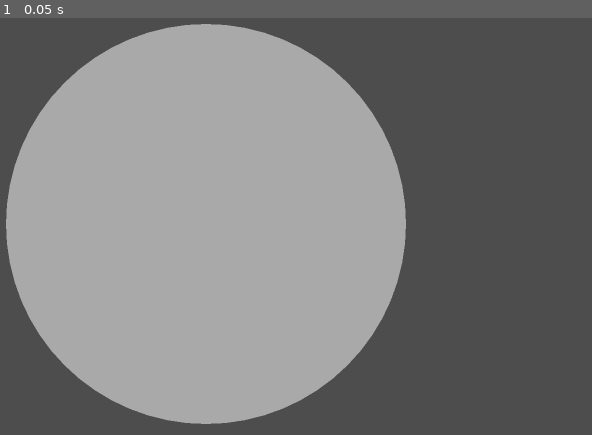
Above: before the commit, frame 1.
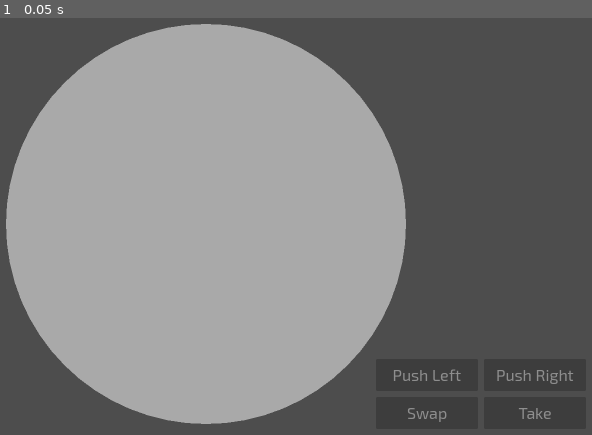
Above: after the commit, the same moment.

Repository: Jordyfel/simple-game
Game: Godot game, scene res://source/game.tscn
Same seed, same stepped clock (60 frames per second), same inputs: the game is played once before the commit and once after it. This scene is started directly instead of the project's main scene.
Inputs:
- Up to frame 1 (0.05 s): no input

The runs differ from the first frame. In frame 1, 0.3% of the frame differs, in the area x 66-97%, y 84-97%.

Commit message:
A lot of things.

Diff:
--- a/project.godot
+++ b/project.godot
@@ -12,7 +12,7 @@
 
 config/name="Simple Game"
 run/main_scene="res://source/main_menu.tscn"
-config/features=PackedStringArray("4.0", "Mobile")
+config/features=PackedStringArray("4.1", "Mobile")
 config/icon="res://icon.svg"
 
 [autoload]
@@ -32,7 +32,7 @@
 
 left_click={
 "deadzone": 0.5,
-"events": [Object(InputEventMouseButton,"resource_local_to_s …(205 unchanged characters)… r2(0, 0),"factor":1.0,"button_index":1,"pressed":false,"double_click":false,"script":null)
+"events": [Object(InputEventMouseButton,"resource_local_to_s …(205 unchanged characters)… r2(0, 0),"factor":1.0,"button_index":1,"canceled":false,"pressed":false,"double_click":false,"script":null)
 ]
 }
 
--- a/source/deck.gd
+++ b/source/deck.gd
@@ -7,7 +7,7 @@
 
 
 
-func _init() -> void:
+func _init(number_of_players: int) -> void:
 	var colors:= [
 		Color.BLUE,
 		Color.GREEN,
@@ -20,10 +20,10 @@
 		Card.CardShape.SQUARE,
 		Card.CardShape.TRIANGLE,
 	]
-	for color in colors:
+	for i in range(number_of_players):
 		for shape in shapes:
-			cards.push_back(Card.new(color, shape))
-	cards.append_array(cards.duplicate())
+			cards.push_back(Card.new(colors[i], shape))
+	#cards.append_array(cards.duplicate())
 	cards.shuffle()
 
 
--- a/source/field.gd
+++ b/source/field.gd
@@ -1,45 +1,23 @@
+@tool # so that _draw() works in the editor.
 extends Node2D
 class_name Field
 
 
 
-const BORDER_COLOR = Color("1f1f1f")
-const ZONE_SIZE = Vector2(60, 87.5)
-const ZONE_X = [-135, -65, 5, 75]
-const ZONE_Y = [0, 100]
+var cards: Array = [null, null, null, null, null, null]
 
-var zone_rects: Array = []
-var back_row: Array
-var front_row: Array
-var zone_style_box: StyleBoxFlat
-var player_name: String
+
+var player_name: String:
+	set(new_player_name):
+		player_name = new_player_name
+		$Label.text = new_player_name
+
+@export var zone_positions: Array[Vector2]
+@export var zone_size:= Vector2(60, 87.5)
+@export var zone_style_box: StyleBoxFlat
 
 
 
-func _init(new_player_name) -> void:
-	scale = Vector2(0.8, 0.8)
-	player_name = new_player_name
-	for y in ZONE_Y:
-		for x in ZONE_X:
-			zone_rects.push_back(Rect2(Vector2(x, y), ZONE_SIZE))
-	# temp
-	zone_rects.remove_at(3)
-	zone_rects.remove_at(0)
-
-	zone_style_box = StyleBoxFlat.new()
-	zone_style_box.draw_center = false
-	zone_style_box.set_border_width_all(3)
-	zone_style_box.border_color = BORDER_COLOR
-	zone_style_box.set_corner_radius_all(2)
-
-
-func _ready() -> void:
-	var label:= Label.new()
-	label.text = player_name
-	label.position = Vector2(0, 200) # temp
-	add_child(label)
-
-
 func _draw() -> void:
-	for rect in zone_rects:
-		draw_style_box(zone_style_box, rect)
+	for pos in zone_positions:
+		draw_style_box(zone_style_box, Rect2(pos, zone_size))
--- /dev/null
+++ b/source/field.tscn
@@ -0,0 +1,28 @@
+[gd_scene load_steps=3 format=3 uid="uid://olfn46h62aoe"]
+
+[ext_resource type="Script" path="res://source/field.gd" id="1_hxl00"]
+
+[sub_resource type="StyleBoxFlat" id="StyleBoxFlat_wlc28"]
+draw_center = false
+border_width_left = 3
+border_width_top = 3
+border_width_right = 3
+border_width_bottom = 3
+border_color = Color(0.121569, 0.121569, 0.121569, 1)
+corner_radius_top_left = 2
+corner_radius_top_right = 2
+corner_radius_bottom_right = 2
+corner_radius_bottom_left = 2
+
+[node name="Field" type="Node2D"]
+scale = Vector2(0.8, 0.8)
+script = ExtResource("1_hxl00")
+zone_positions = Array[Vector2]([Vector2(-65, 0), Vector2(5, 0), Vector2(-135, 100), Vector2(-65, 100), Vector2(5, 100), Vector2(75, 100)])
+zone_style_box = SubResource("StyleBoxFlat_wlc28")
+
+[node name="Label" type="Label" parent="."]
+offset_top = 200.0
+offset_right = 40.0
+offset_bottom = 220.0
+theme_override_font_sizes/font_size = 28
+text = "Name"
--- a/source/game.gd
+++ b/source/game.gd
@@ -6,6 +6,9 @@
 var players: Array = []
 var fields: Array = []
 
+var my_turn:= false
+var player_index: int
+
 
 
 func _ready() -> void:
@@ -17,29 +20,50 @@
 
 # Called only on the server.
 func start_game() -> void:
-	deck = Deck.new()
-	for id in Lobby.players:
-		players.push_back(Player.new(id, Lobby.players[id]["name"]))
+	create_fields.rpc(Lobby.players)
+
+	deck = Deck.new(players.size())
 	for player in players:
-		for i in range(8):
+		for i in range(4):
 			draw_card(player)
 
-	create_fields.rpc(Lobby.players)
+	var id = players[randi_range(0, players.size() - 1)].id
+	if id == 1:
+		set_turn(true)
+	else:
+		set_turn.rpc_id(id, true)
+
+
+@rpc
+func set_turn(turn: bool) -> void:
+	my_turn = turn
+	for button in $Buttons.get_children():
+		button.disabled = not turn
 
 
 @rpc("call_local")
 func create_fields(lobby_players_info: Dictionary) -> void:
 	var keys = lobby_players_info.keys()
+	keys.sort() # Need to make sure this array is the same on all clients.
 	var table_radius: float = $Table.RADIUS
 	var table_position: Vector2 = $Table.position
 	for index in keys.size():
 		var id = keys[index]
-		var field:= Field.new(lobby_players_info[id]["name"])
+		if id == multiplayer.get_unique_id():
+			player_index = index
+		var field: Field = load("res://source/field.tscn").instantiate()
 		var fraction:= (index as float) / keys.size() as float
 		field.position = table_position + Vector2.from_angle(TAU * fraction) * table_radius * 0.5
 		add_child(field)
+		field.player_name =  lobby_players_info[id]["name"]
 		field.look_at(table_position)
 		field.rotation += PI / 2
+		fields.push_back(field)
+
+		# This is here so that players and fields array have the same order on the server
+		if multiplayer.is_server():
+			players.push_back(Player.new(id, Lobby.players[id]["name"]))
+			Lobby.players[id]["index"] = index
 
 
 func draw_card(player: Player) -> void:
@@ -52,14 +76,57 @@
 		$Hand.add_card.rpc_id(player.id, card_info)
 
 
-@rpc("any_peer")
-func play_from_hand(index_in_hand: int):
+@rpc("call_local")
+func move_card(from_field_idx: int, from_zone_idx: int, to_field_idx: int, to_zone_idx: int) -> void:
+	const TWEEN_DURATION = 0.2
+
+	if fields[from_field_idx].cards[from_zone_idx] == null:
+		return
+
+	var card: HandCard = fields[from_field_idx].cards[from_zone_idx]
+	var to_field = fields[to_field_idx]
+
+	var pos_tween = get_tree().create_tween()
+	var new_pos = to_field.to_global(to_field.zone_positions[to_zone_idx] + to_field.zone_size / 2)
+	pos_tween.tween_property(card, "position", new_pos, TWEEN_DURATION)
+
+	var rot_tween = get_tree().create_tween()
+	var new_rotation = to_field.rotation
+	rot_tween.tween_property(card, "rotation", new_rotation, TWEEN_DURATION)
+
+
+@rpc("any_peer")
+func play_from_hand(index_in_hand: int) -> void:
+	var acting_player_index: int
 	if multiplayer.get_remote_sender_id() == 0:
+		acting_player_index = 0
+	else:
+		acting_player_index = Lobby.players[multiplayer.get_remote_sender_id()]["index"]
+
+	if not fields[acting_player_index].cards.slice(0, 2).has(null):
+		return
+
+	if acting_player_index == 0:
 		$Hand.remove_card(index_in_hand)
 	else:
 		$Hand.remove_card.rpc_id(multiplayer.get_remote_sender_id(), index_in_hand)
 
-	# then what
+	var card: Card = players[acting_player_index].hand[index_in_hand]
+	play_card.rpc({"color": card.color, "shape": card.shape}, acting_player_index)
+	players[acting_player_index].hand.erase(card)
+
+
+@rpc("call_local")
+func play_card(card_info: Dictionary, field_index: int) -> void:
+	var card:= HandCard.new(Card.new(card_info["color"], card_info["shape"]))
+	var field = fields[field_index]
+	var index = field.cards.slice(0, 2).find(null)
+	field.cards[index] = card
+	card.draggable = false
+	card.position = field.to_global(field.zone_positions[index] + field.zone_size / 2)
+	card.scale = Vector2(0.4, 0.4)
+	card.rotation = field.rotation
+	add_child(card)
 
 
 func _on_card_placed(hand_card: HandCard, placement_position: Vector2) -> void:
@@ -68,3 +135,71 @@
 			play_from_hand($Hand.cards.find(hand_card))
 		else:
 			play_from_hand.rpc_id(1, $Hand.cards.find(hand_card))
+
+
+func _on_left_button_pressed() -> void:
+	if my_turn:
+		if multiplayer.is_server():
+			action_push_left()
+		else:
+			action_push_left.rpc_id(1)
+
+
+@rpc("any_peer")
+func action_push_left() -> void:
+	pass
+
+
+func _on_right_button_pressed() -> void:
+	if my_turn:
+		if multiplayer.is_server():
+			action_push_right()
+		else:
+			action_push_right.rpc_id(1)
+
+
+@rpc("any_peer")
+func action_push_right() -> void:
+	pass
+
+
+func _on_swap_button_pressed() -> void:
+	if my_turn:
+		if multiplayer.is_server():
+			action_swap()
+		else:
+			action_swap.rpc_id(1)
+
+
+@rpc("any_peer")
+func action_swap() -> void:
+	var acting_player_index: int
+	if multiplayer.get_remote_sender_id() == 0:
+		acting_player_index = 0
+	else:
+		acting_player_index = Lobby.players[multiplayer.get_remote_sender_id()]["index"]
+
+	move_card.rpc(acting_player_index, 0, acting_player_index, 1)
+	move_card.rpc(acting_player_index, 1, acting_player_index, 0)
+
+	swap_cards.rpc(acting_player_index, 0, 1)
+
+
+@rpc("call_local")
+func swap_cards(acting_player_index: int, from_zone: int, to_zone: int) -> void:
+	var swap = fields[acting_player_index].cards[from_zone]
+	fields[acting_player_index].cards[from_zone] = fields[acting_player_index].cards[to_zone]
+	fields[acting_player_index].cards[to_zone] = swap
+
+
+func _on_take_button_pressed() -> void:
+	if my_turn:
+		if multiplayer.is_server():
+			action_take()
+		else:
+			action_take.rpc_id(1)
+
+
+@rpc("any_peer")
+func action_take() -> void:
+	pass
--- a/source/game.tscn
+++ b/source/game.tscn
@@ -13,3 +13,46 @@
 
 [node name="Hand" type="Node2D" parent="."]
 script = ExtResource("3_jawyp")
+
+[node name="Buttons" type="GridContainer" parent="."]
+custom_minimum_size = Vector2(420, 140)
+offset_left = 1140.0
+offset_top = 720.0
+offset_right = 1560.0
+offset_bottom = 860.0
+theme_override_constants/h_separation = 12
+theme_override_constants/v_separation = 12
+columns = 2
+
+[node name="LeftButton" type="Button" parent="Buttons"]
+layout_mode = 2
+size_flags_horizontal = 3
+size_flags_vertical = 3
+disabled = true
+text = "Push Left"
+
+[node name="RightButton" type="Button" parent="Buttons"]
+layout_mode = 2
+size_flags_horizontal = 3
+size_flags_vertical = 3
+disabled = true
+text = "Push Right"
+
+[node name="SwapButton" type="Button" parent="Buttons"]
+layout_mode = 2
+size_flags_horizontal = 3
+size_flags_vertical = 3
+disabled = true
+text = "Swap"
+
+[node name="TakeButton" type="Button" parent="Buttons"]
+layout_mode = 2
+size_flags_horizontal = 3
+size_flags_vertical = 3
+disabled = true
+text = "Take"
+
+[connection signal="pressed" from="Buttons/LeftButton" to="." method="_on_left_button_pressed"]
+[connection signal="pressed" from="Buttons/RightButton" to="." method="_on_right_button_pressed"]
+[connection signal="pressed" from="Buttons/SwapButton" to="." method="_on_swap_button_pressed"]
+[connection signal="pressed" from="Buttons/TakeButton" to="." method="_on_take_button_pressed"]
--- a/source/table.gd
+++ b/source/table.gd
@@ -1,3 +1,4 @@
+@tool # so that _draw() works in the editor.
 extends Node2D
 
 
